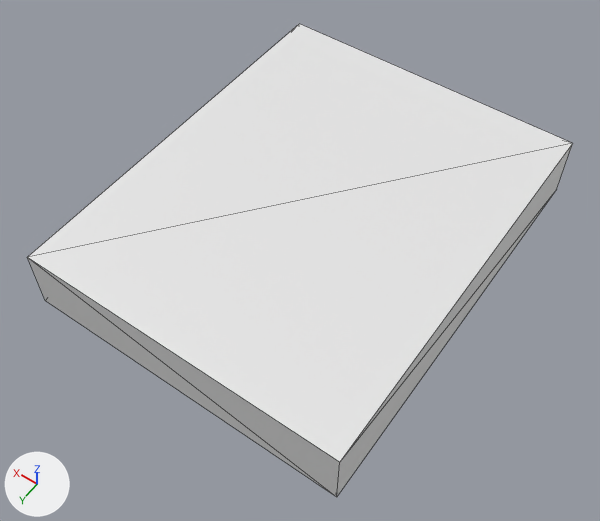
The glTF model apps/portfolio/public/assets/tablet.glb, before and after one commit.
Camera for both pictures: a 50 mm camera at (-0.216, 0.321, 0.448) aimed at (-0.004, 0.024, -0.018). The axes (+X, +Y, +Z) are drawn at lower left. The lights are the same throughout. Mesh edges are drawn as thin lines. Where no turn or scale is listed for an object, it has been applied to the vertices.

In view in the first picture: 'col_tablet'.
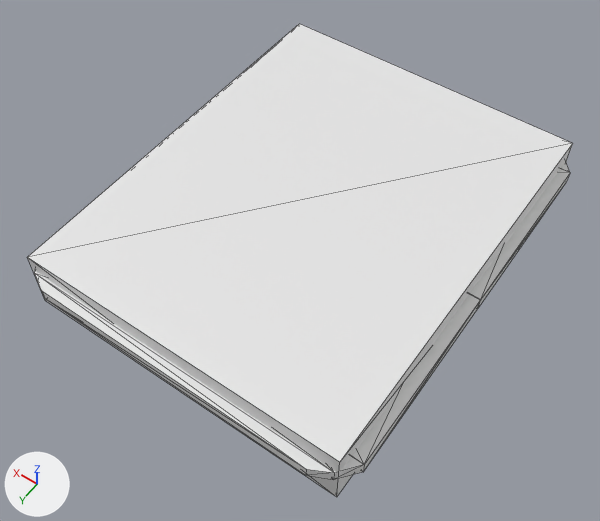
Location of each change, (x1, y1, x2, y2) in pixels of the pictures (600 x 521 px):
'activate_tablet', added: after (34, 162, 570, 479)

Diff of the bpy script that builds the scene:
```diff
--- a/apps/portfolio/public/assets/tablet.glb.py
+++ b/apps/portfolio/public/assets/tablet.glb.py
@@ mat_material @@
+mat_material = principled_material('Material')
+mat_material.base_color = (0.8, 0.8, 0.8)  # white #e7e7e7
@@ me_cube @@
+me_cube.from_pydata(...)  # 90 vertices, 180 faces; spans x -0.131..0.131, y -0.16..0.16, z -0.007..0.007
+me_cube.materials.append(mat_material)  # white #e7e7e7
@@ ob_activate_tablet @@
+ob_activate_tablet = bpy.data.objects.new('activate_tablet', me_cube)
+ob_activate_tablet.location = (0.0, 0.0, 0.0055)
```
